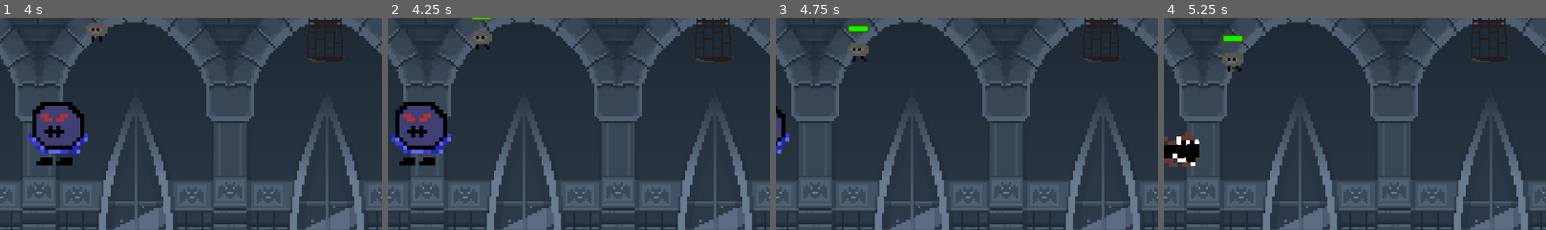
Above: before the commit, frames 1-4 (left to right).
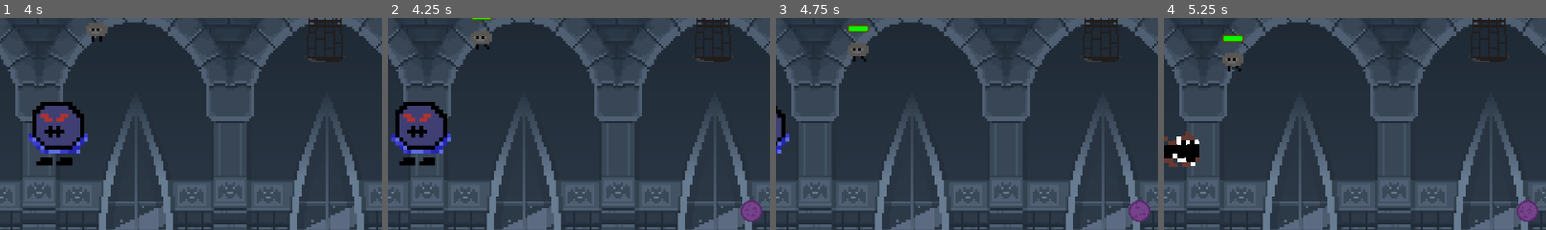
Above: after the commit, the same moments.

Repository: X13warzone/Phase-Two
Game: Godot game, scene res://level.tscn
Two runs of this game, one before a commit and one after it. Both use one fixed random seed, a clock stepped at 60 frames per second and the inputs below.
Inputs (mouse positions are % of the whole screen's width and height, from its top left):
- Up to frame 1 (4 s): tap Enter at 0.5 s; move the mouse to (72, 45) at 0.52 s; press the mouse at (72, 45) at 0.53 s; hold D (move_right) 0.53-1.28 s; move the mouse to (30, 55) at 1.27 s; release the mouse at (30, 55) at 1.28 s; hold S (move_down) 1.28-2.03 s; click (30, 55) at 1.35 s; move the mouse to (60, 28) at 2.02 s; press the mouse at (60, 28) at 2.03 s; hold D (move_right) 2.03-2.78 s; move the mouse to (45, 70) at 2.77 s; release the mouse at (45, 70) at 2.78 s; hold W (move_up) 2.78-3.53 s; click (45, 70) at 2.85 s; move the mouse to (80, 65) at 3.52 s; press the mouse at (80, 65) at 3.53 s; hold A (move_left) from 3.53 s (still down)
- Up to frame 2 (4.25 s): keep holding A (move_left); tap Q (skill_1) at 4.15 s
- Up to frame 3 (4.75 s): keep holding A (move_left); move the mouse to (20, 35) at 4.27 s; release the mouse at (20, 35) at 4.28 s; click (20, 35) at 4.35 s
- Up to frame 4 (5.25 s): move the mouse to (55, 50) at 5.02 s; release A (move_left) at 5.03 s; press the mouse at (55, 50) at 5.03 s; hold S (move_down) from 5.03 s (still down)
The pictures show only the part of the screen within x 32-82%, y 20-70%; the shares and areas given below are measured in that part.

Frame 1 is identical in both runs. In frame 2, 0.5% of the frame differs, in the area x 92-98%, y 86-97%; in frame 3, 0.5%; in frame 4, 0.5%.

Commit message:
Added magic pool attack
Added magic pool attack at lvl 4

Diff:
--- a/boss/boss.gd
+++ b/boss/boss.gd
@@ -13,12 +13,12 @@
 @onready var stat_label: Label = $CanvasLayer/StatDisplay/Label
 
 
+const MAGIC_POOL = preload("res://projectile/magic_pool.tscn")
+
+
 var SPEED = 150.0
 
 var HP_REGEN: int = 0
-
-var melee_damage: int = 1
-var magic_damage: int = 1
 
 var melee_combo_step: int = 0
 var do_melee_next: bool = false
@@ -51,7 +51,7 @@
 
 	do_melee_next = false
 	if Input.is_action_pressed("skill_1"):
-		pass
+		attack_magic_pool()
 	elif Input.is_action_pressed("attack"):
 		if melee_combo_timer.is_stopped():
 			attack_melee_sweep(1)
@@ -92,7 +92,7 @@
 	attack_player.play("melee_stab")
 	for b in $AttackHitbox/MeleeStab.get_overlapping_bodies():
 		if b.alive:
-			b.take_hit(melee_damage * 2)
+			b.take_hit(melee_damage * 2, DMG_TYPE.PHYS)
 
 
 func attack_melee_sweep(frameset: int = 1) -> void:
@@ -100,11 +100,15 @@
 	for b in $AttackHitbox/MeleeSweep.get_overlapping_bodies():
 		if b.alive:
 			b.take_knockback(b.position - position, 70)
-			b.take_hit(melee_damage)
-
-
-func ranged_grasp_pool() -> void:
-	pass
+			b.take_hit(melee_damage, DMG_TYPE.PHYS)
+
+
+func attack_magic_pool() -> void:
+	var c = MAGIC_POOL.instantiate()
+	add_child(c)
+	c.position = get_viewport().get_mouse_position()
+
+
 
 
 func summon_skeletons() -> void:
@@ -213,6 +217,7 @@
 	match upgrade_code:
 		"MAXHP":
 			MAX_HP += upgrade_value
+			curr_hp += upgrade_value
 		"REGEN":
 			HP_REGEN += upgrade_value
 		"PYDEF":
--- a/boss/boss.tscn
+++ b/boss/boss.tscn
@@ -537,6 +537,8 @@
 [node name="MeleeComboTimer" type="Timer" parent="."]
 one_shot = true
 
+[node name="MagicPoolTimer" type="Timer" parent="."]
+
 [connection signal="level_up_option_selected" from="CanvasLayer/LevelUpMenu" to="." method="_on_level_up_menu_level_up_option_selected"]
 [connection signal="pressed" from="CanvasLayer/LevelUpMenu/CenterContainer/HBoxContainer/Button" to="CanvasLayer/LevelUpMenu" method="_on_button_pressed"]
 [connection signal="pressed" from="CanvasLayer/LevelUpMenu/CenterContainer/HBoxContainer/Button2" to="CanvasLayer/LevelUpMenu" method="_on_button_2_pressed"]
--- a/entity/entity.gd
+++ b/entity/entity.gd
@@ -18,6 +18,9 @@
 var phys_def: int
 var mag_def: int
 
+var melee_damage: int = 1
+var magic_damage: int = 1
+
 
 func _ready() -> void:
 	curr_hp = MAX_HP
@@ -26,9 +29,9 @@
 func take_hit(dmg: float, dmg_type: DMG_TYPE) -> void:
 	match dmg_type:
 		DMG_TYPE.PHYS:
-			curr_hp -= dmg * (10.0 / (1.0 + (phys_def / 10.0)))
+			curr_hp -= dmg * (1.0 / (1.0 + (phys_def / 10.0)))
 		DMG_TYPE.MAG:
-			curr_hp -= dmg * (10.0 / (1.0 + (mag_def / 10.0)))
+			curr_hp -= dmg * (1.0 / (1.0 + (mag_def / 10.0)))
 
 
 func die() -> void:
--- a/hero/hero_knight.gd
+++ b/hero/hero_knight.gd
@@ -14,4 +14,4 @@
 
 func attack() -> void:
 	if boss_in_range and !raycast_to_boss():
-		boss_in_range.take_hit(2.0)
+		boss_in_range.take_hit(2.0, DMG_TYPE.PHYS)
--- a/hero/hero_knight.tscn
+++ b/hero/hero_knight.tscn
@@ -47,7 +47,6 @@
 script = ExtResource("2_aa0ig")
 SPEED = 50.0
 job = 2
-MAX_HP = 10.0
 
 [node name="AnimatedSprite2D" parent="." index="1"]
 scale = Vector2(4, 4)
--- /dev/null
+++ b/projectile/magic_pool.gd
@@ -0,0 +1,30 @@
+extends Node2D
+
+
+@onready var timer: Timer = $Timer
+
+
+const LIFE_TIME = 4
+var curr_life_time: float = 0.0
+
+
+var bodies_in_range: Array = []
+var dmg: float = 1
+
+
+func _process(delta: float) -> void:
+	curr_life_time += delta
+	if curr_life_time >= LIFE_TIME:
+		queue_free()
+	elif timer.is_stopped():
+		timer.start(0.5)
+		for b in bodies_in_range:
+			b.take_hit(dmg, Entity.DMG_TYPE.MAG)
+
+
+func _on_area_2d_body_entered(body: Node2D) -> void:
+	bodies_in_range.append(body)
+
+
+func _on_area_2d_body_exited(body: Node2D) -> void:
+	bodies_in_range.erase(body)
--- /dev/null
+++ b/projectile/magic_pool.tscn
@@ -0,0 +1,67 @@
+[gd_scene load_steps=9 format=3 uid="uid://ykbqpafooda8"]
+
+[ext_resource type="Script" uid="uid://c0tubm4qq448x" path="res://projectile/magic_pool.gd" id="1_hod82"]
+[ext_resource type="Texture2D" uid="uid://dgjlkh6dr0k3" path="res://assets/sprites/Boss/magic_pool.png" id="1_tt5eb"]
+
+[sub_resource type="AtlasTexture" id="AtlasTexture_hod82"]
+atlas = ExtResource("1_tt5eb")
+region = Rect2(0, 0, 16, 16)
+
+[sub_resource type="AtlasTexture" id="AtlasTexture_56s31"]
+atlas = ExtResource("1_tt5eb")
+region = Rect2(16, 0, 16, 16)
+
+[sub_resource type="AtlasTexture" id="AtlasTexture_771tg"]
+atlas = ExtResource("1_tt5eb")
+region = Rect2(32, 0, 16, 16)
+
+[sub_resource type="AtlasTexture" id="AtlasTexture_msqc4"]
+atlas = ExtResource("1_tt5eb")
+region = Rect2(48, 0, 16, 16)
+
+[sub_resource type="SpriteFrames" id="SpriteFrames_eotes"]
+animations = [{
+"frames": [{
+"duration": 1.0,
+"texture": SubResource("AtlasTexture_hod82")
+}, {
+"duration": 1.0,
+"texture": SubResource("AtlasTexture_56s31")
+}, {
+"duration": 1.0,
+"texture": SubResource("AtlasTexture_771tg")
+}, {
+"duration": 1.0,
+"texture": SubResource("AtlasTexture_msqc4")
+}],
+"loop": true,
+"name": &"default",
+"speed": 5.0
+}]
+
+[sub_resource type="CircleShape2D" id="CircleShape2D_s3hnt"]
+radius = 16.0
+
+[node name="MagicPool" type="Node2D"]
+top_level = true
+script = ExtResource("1_hod82")
+
+[node name="AnimatedSprite2D" type="AnimatedSprite2D" parent="."]
+scale = Vector2(2, 2)
+sprite_frames = SubResource("SpriteFrames_eotes")
+autoplay = "default"
+frame_progress = 0.8977176
+
+[node name="Area2D" type="Area2D" parent="."]
+collision_layer = 32
+collision_mask = 8
+
+[node name="CollisionShape2D" type="CollisionShape2D" parent="Area2D"]
+shape = SubResource("CircleShape2D_s3hnt")
+
+[node name="Timer" type="Timer" parent="."]
+wait_time = 0.5
+one_shot = true
+
+[connection signal="body_entered" from="Area2D" to="." method="_on_area_2d_body_entered"]
+[connection signal="body_exited" from="Area2D" to="." method="_on_area_2d_body_exited"]
--- a/projectile/projectile.gd
+++ b/projectile/projectile.gd
@@ -33,7 +33,7 @@
 func _on_attack_range_body_entered(body: Node2D) -> void:
 	if body.has_method("take_hit"):
 		alive = false
-		body.take_hit(damage)
+		body.take_hit(damage, Entity.DMG_TYPE.MAG)
 		queue_free()
 
 
Binary file added: assets/sprites/Boss/magic_pool.png
Not shown, added: assets/sprites/Boss/magic_pool.png.import
Not shown, added: projectile/magic_pool.gd.uid
